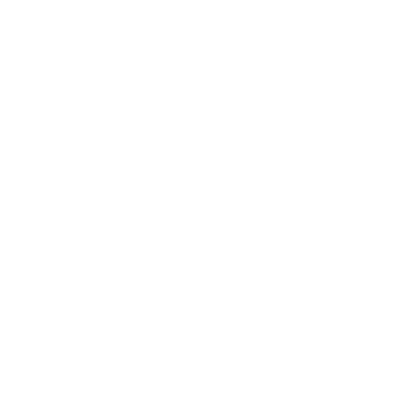
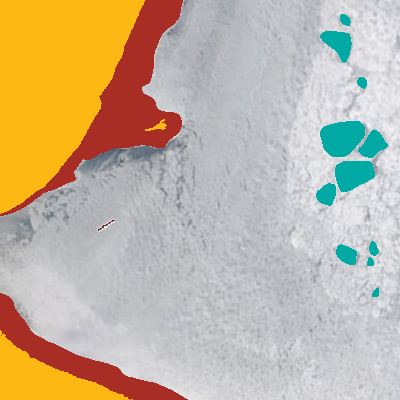
Layer changes from the first (400, 400) image to the second:
painted on "landmask" (2nd of 2) over [0,0,167,400]
painted on "landfast ice" over [0,0,188,400]
painted on "ice floes" (2nd of 2) over [316,14,388,297]
added layer "Layer 1" above "Background" over [0,0,400,400]
